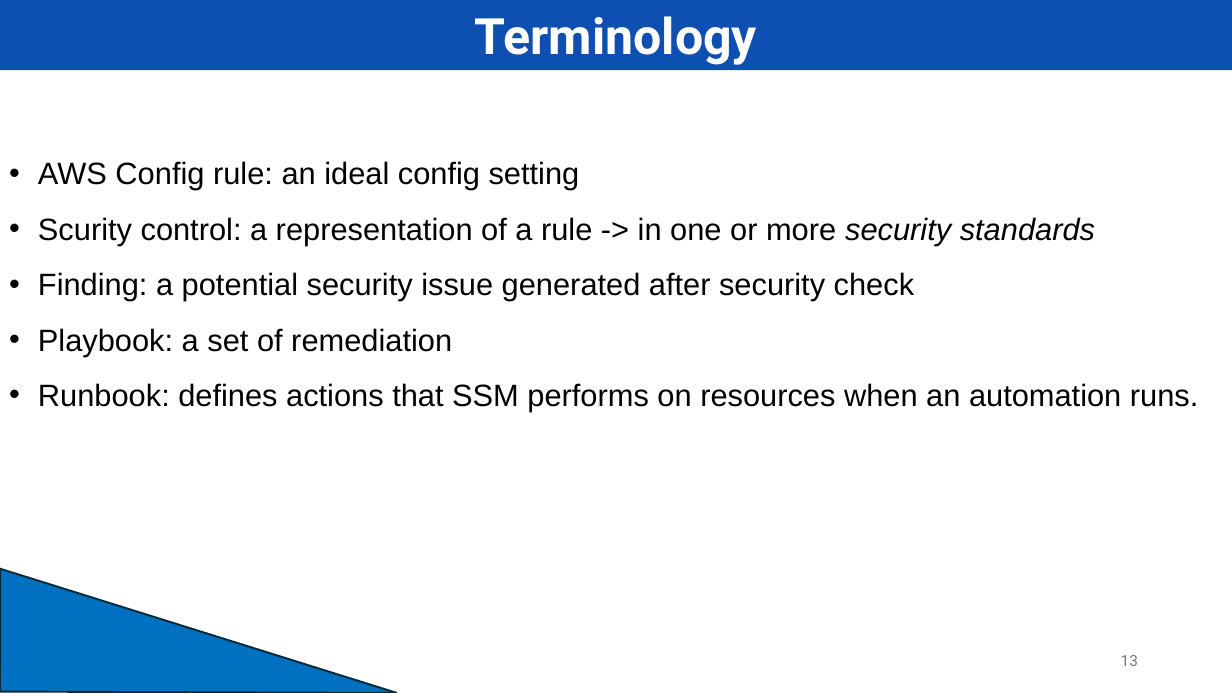
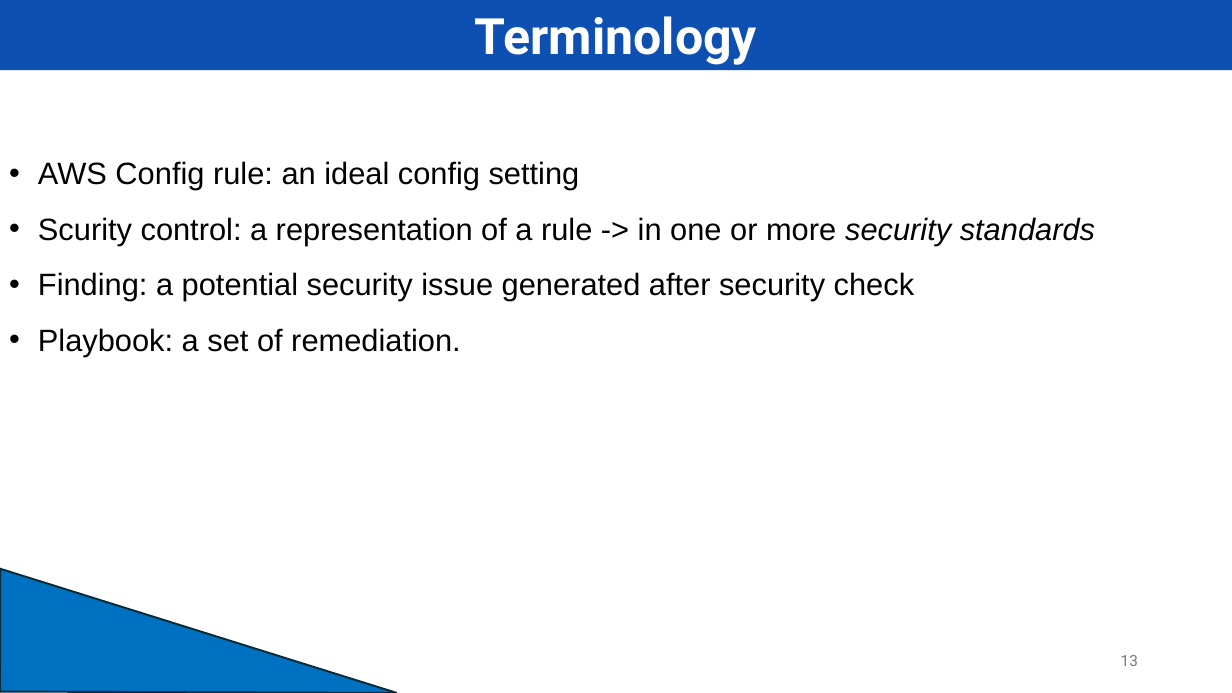
Before and after one commit to PNg-HA/CSPM-with-AWS-Security-Hub, a slide deck: slide 13 of final/ATMNC_DoAn_final.pptx. Drawn at 1232x693 pixels with LibreOffice and Linux fonts; fonts in the diff are those of the drawing. Boxes give left, top, right and bottom in pixels: in the first picture for what was removed or moved away, otherwise in the second. Text is boxed around its words. In the diff, an @@ line names an element or a change of style, - is before the commit and + after.

```diff
--- a/final/ATMNC_DoAn_final.pptx
+++ b/final/ATMNC_DoAn_final.pptx
@@ text at <box>38,328,460,356</box>: text changed @@
-• Playbook: a set of remediation
-• Runbook: defines actions that SSM performs on resources when an automation runs.
+• Playbook: a set of remediation.
```
Also in this commit, not shown: 8 other slides changed, 3 slides added, 2 slides removed.
